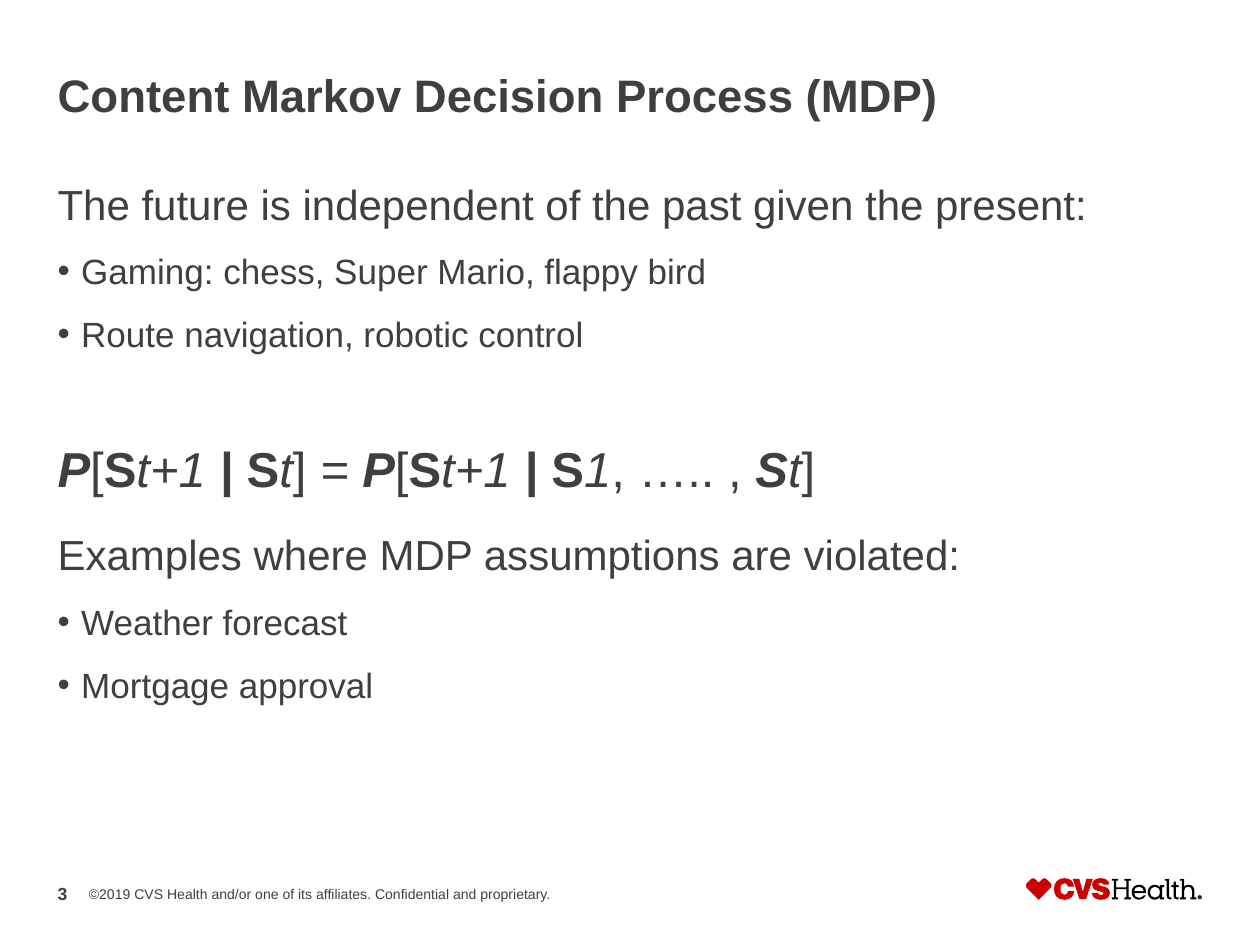
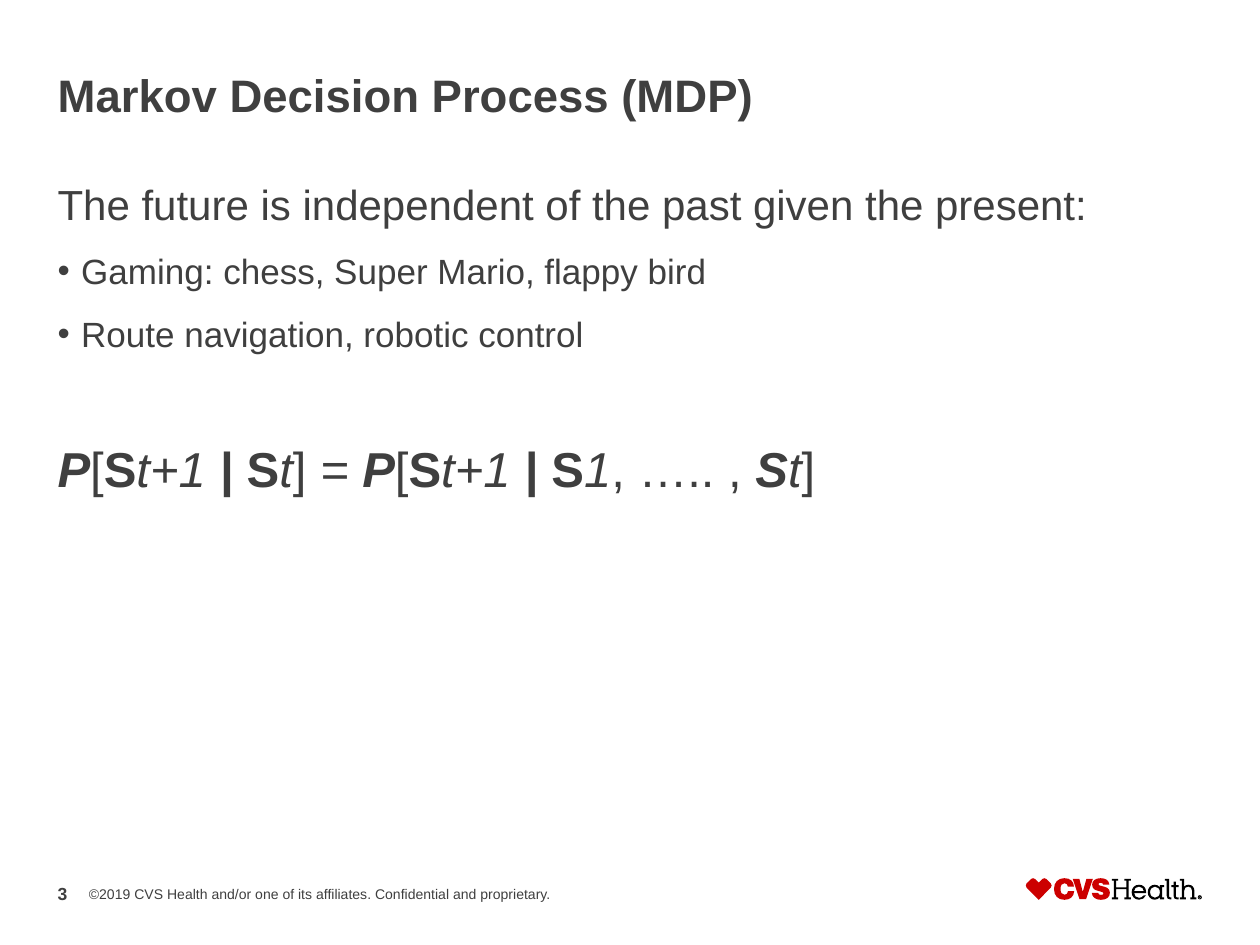
Before and after one commit to CJinny/RL_uplift, a slide deck: slide 3 of RL_uplift.pptx. Drawn at 1260x945 pixels with LibreOffice and Linux fonts; fonts in the diff are those of the drawing. Boxes give left, top, right and bottom in pixels: in the first picture for what was removed or moved away, otherwise in the second. Text is boxed around its words. In the diff, an @@ line names an element or a change of style, - is before the commit and + after.

```diff
--- a/RL_uplift.pptx
+++ b/RL_uplift.pptx
@@ title at <box>58,79,752,121</box>: text changed @@
-Content Markov Decision Process (MDP)
+Markov Decision Process (MDP)
@@ text at <box>58,539,960,705</box>: paragraphs removed @@
-Examples where MDP assumptions are violated:
-  • Weather forecast
-  • Mortgage approval
```
Also in this commit, not shown: 8 other slides changed.
